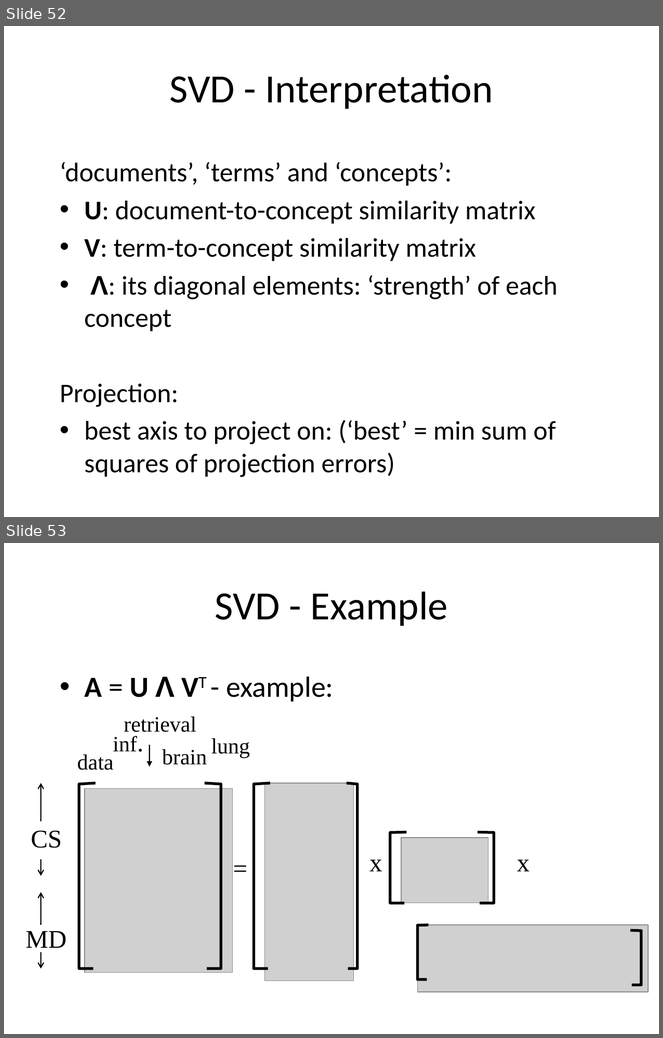
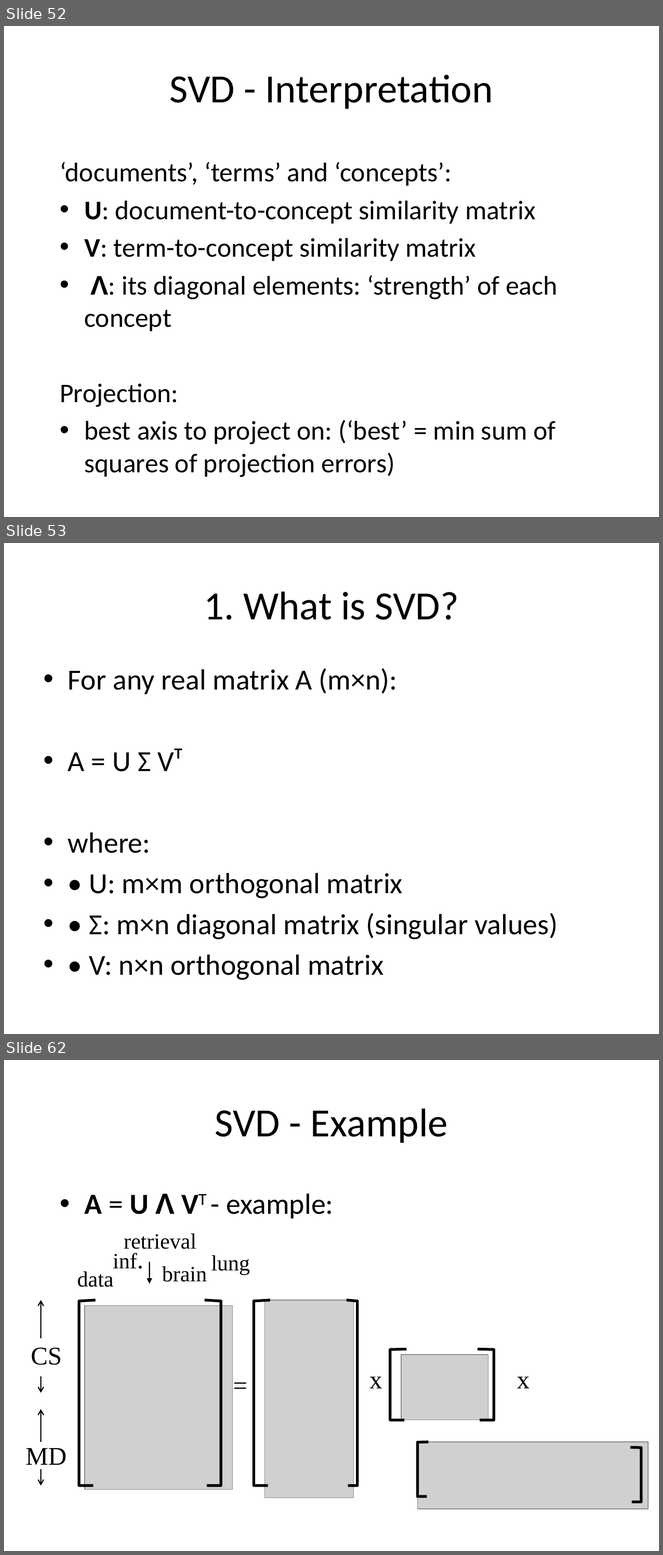
Before and after one commit to a-vodka/dv, a slide deck: dv-lec9-dim-reduc-PCA+SVD.pptx. Shown one above the other, each under a label of ours: slides 52 and 53 before the commit, slides 52, 53 and 62 after it; the slides between them are not shown. The pictures are 663x1038 and 663x1555 pixels, drawn with LibreOffice and Linux fonts; fonts in the diff are those of the drawing; grey boxes stand for pictures; background and template pictures are left out. Boxes give left, top, right and bottom in pixels: in the first picture for what was removed or moved away, otherwise in the second. Text is boxed around its words. In the diff, an @@ line names an element or a change of style, - is before the commit and + after.

```diff
--- a/dv-lec9-dim-reduc-PCA+SVD.pptx
+++ b/dv-lec9-dim-reduc-PCA+SVD.pptx
@@ slide 53 added at box(4, 543, 659, 1034), background picture (left out) @@
@@ title added at box(204, 591, 459, 620), 44 pt, text #000000 @@
+1. What is SVD?
@@ text added at box(68, 668, 558, 980), 32 pt, text #000000 @@
+• For any real matrix A (m×n):
+• A = U Σ Vᵀ
+• where:
+• • U: m×m orthogonal matrix
+• • Σ: m×n diagonal matrix (singular values)
+• • V: n×n orthogonal matrix
@@ what was slide 53 is now slide 62 @@
```
Also in this commit, not shown: 8 other slides added, 2 other files.
